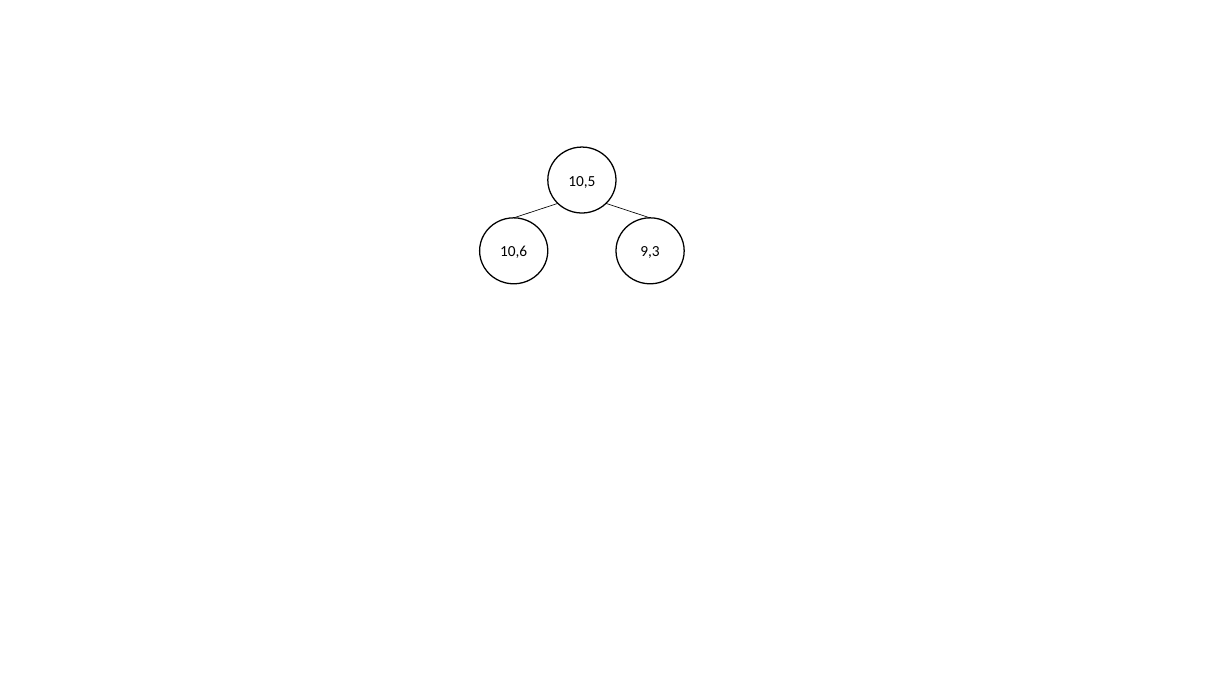
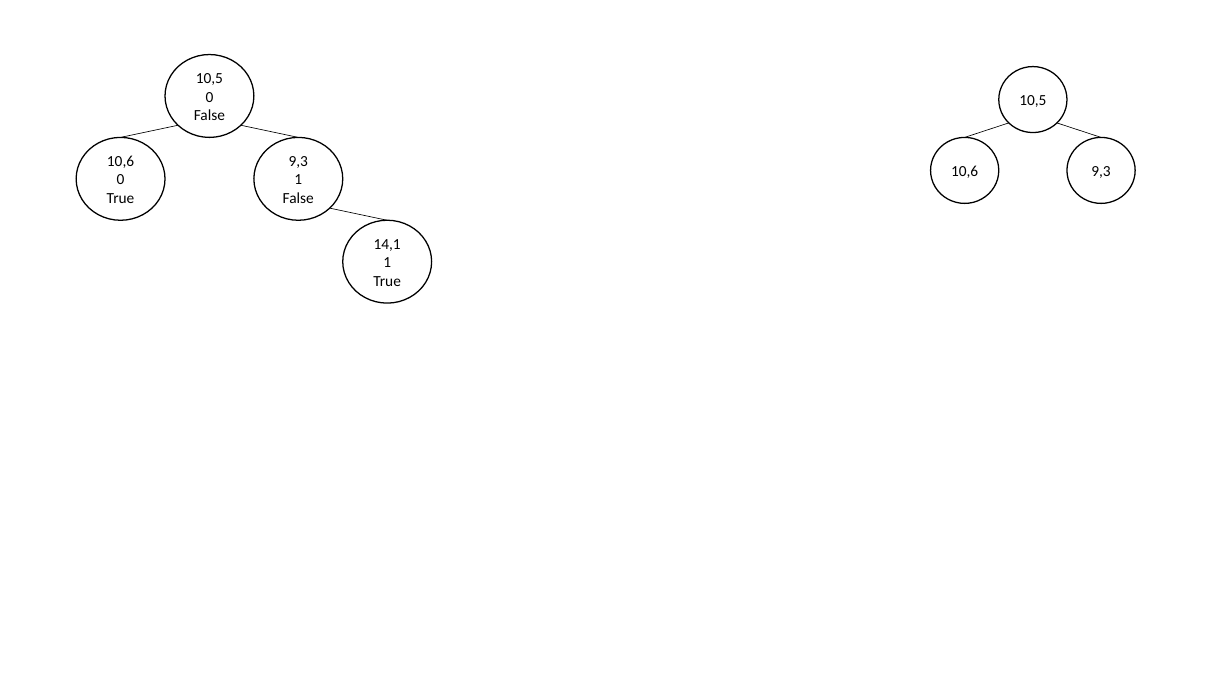
Before and after one commit to the-other-mariana/computational-geometry, a slide deck: slide 2 of segment-intersection/res/tree-draw.pptx. Drawn at 1232x693 pixels with LibreOffice and Linux fonts; fonts in the diff are those of the drawing. Boxes give left, top, right and bottom in pixels: in the first picture for what was removed or moved away, otherwise in the second. Text is boxed around its words. In the diff, an @@ line names an element or a change of style, - is before the commit and + after.

```diff
--- a/segment-intersection/res/tree-draw.pptx
+++ b/segment-intersection/res/tree-draw.pptx
@@ 3 ellipses, 2 lines: place and size @@
-3 ellipses, 2 lines at [480, 147, 685, 284]
+3 ellipses, 2 lines at [931, 67, 1136, 203]
@@ group added at [76, 55, 432, 303]: 4 ellipses, 3 lines @@
+10,5
+0
+False
+10,6
+0
+True
+9,3
+1
+False
+14,1
+1
+True
```
Also in this commit, not shown: 4 other files.
